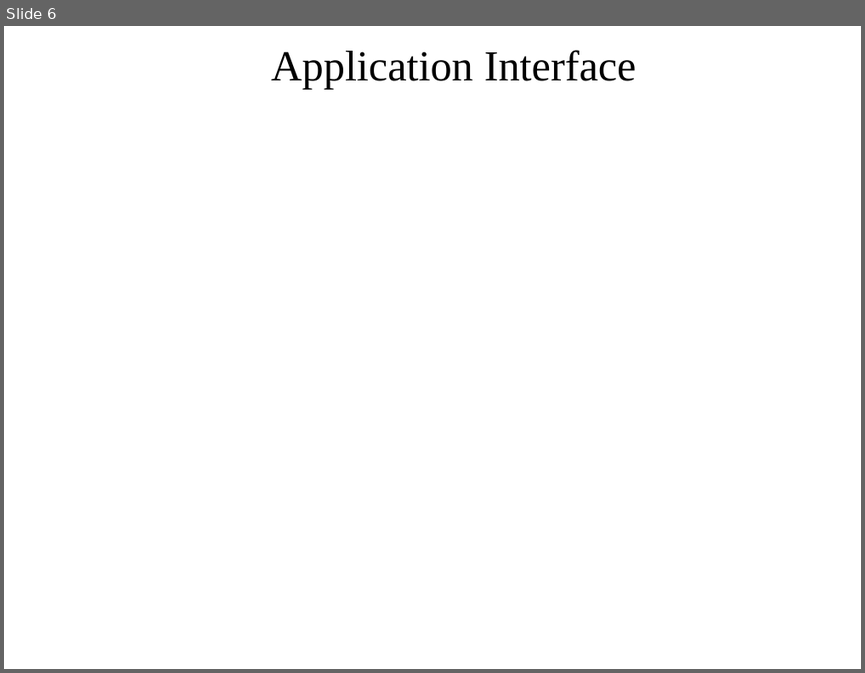
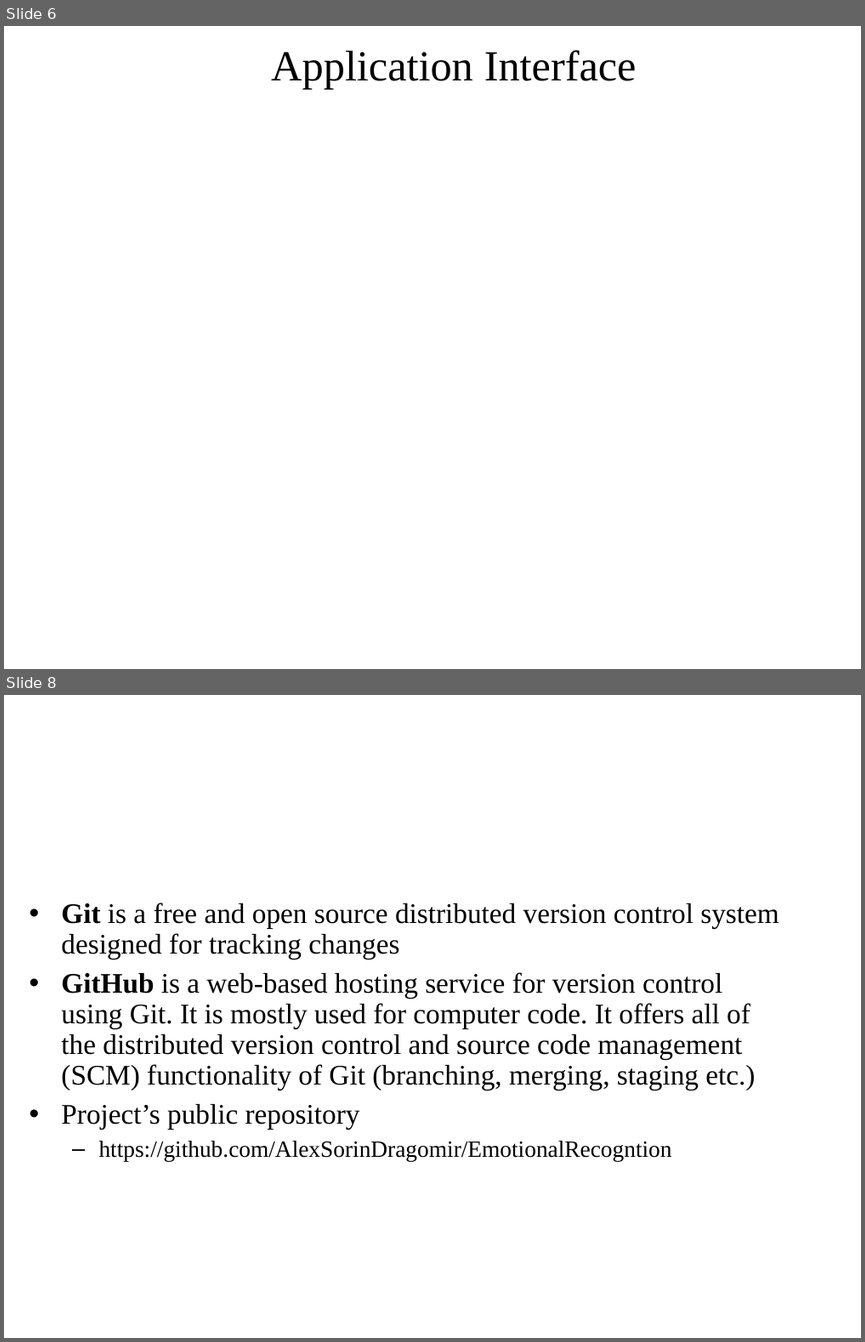
Before and after one commit to AlexSorinDragomir/EmotionalRecogntion, a slide deck: Bachelor's thesis.ppt. Shown one above the other, each under a label of ours: slide 6 before the commit, slides 6 and 8 after it; the slides between them are not shown. The pictures are 865x673 and 865x1342 pixels, drawn with LibreOffice and Linux fonts; fonts in the diff are those of the drawing; background and template pictures are left out. Boxes give left, top, right and bottom in pixels: in the first picture for what was removed or moved away, otherwise in the second. Text is boxed around its words. In the diff, an @@ line names an element or a change of style, - is before the commit and + after.

```diff
--- a/Bachelor's thesis.ppt
+++ b/Bachelor's thesis.ppt
@@ slide 8 added at [4, 695, 861, 1338], background picture (left out) @@
@@ title added at [46, 721, 818, 828], 44 pt, text #FFFFFF @@
+GitHub
@@ text added at [61, 902, 778, 1161], 23.8 pt, text #000000 @@
+• Git is a free and open source distributed version control system designed for tracking changes
+• GitHub is a web-based hosting service for version control using Git. It is mostly used for computer code. It offers all of the distributed version control and source code management (SCM) functionality of Git (branching, merging, staging etc.)
+• Project’s public repository
+  – https://github.com/AlexSorinDragomir/EmotionalRecogntion
```
Also in this commit, not shown: 3 slides changed, 10 other slides added.
